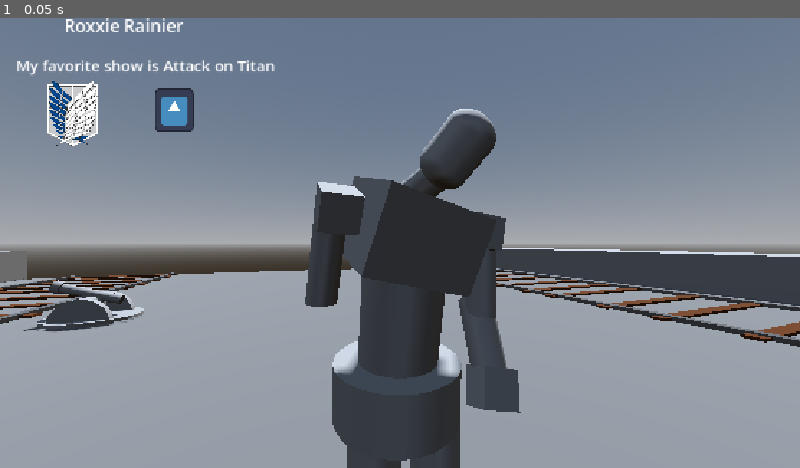
Above: before the commit, frame 1.
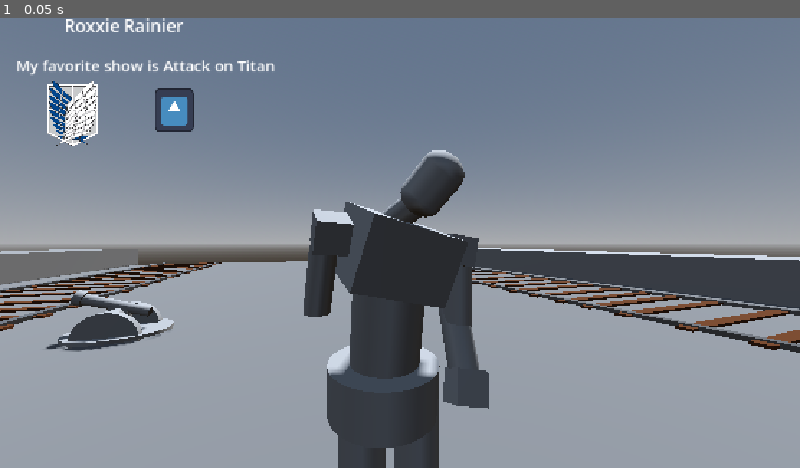
Above: after the commit, the same moment.

Repository: CISC104-F26/project1-Rainier
Game: Godot game, scene res://part_a.tscn
The game is run twice, just before and just after one commit, with the same random seed, the same clock (stepped at 60 frames per second) and the same inputs. The engine's default icon, where the game draws it, is replaced by a stand-in: a white triangle on a blue panel in a dark square.
Inputs:
- Up to frame 1 (0.05 s): no input

The runs differ from the first frame. In frame 1, 12% of the frame differs, in the area x 0-100%, y 20-100%.

Commit message:
Update part_a.tscn

Diff:
--- a/project_1_hello_you/part_a.tscn
+++ b/project_1_hello_you/part_a.tscn
@@ -123,7 +123,7 @@
 shadow_enabled = true
 
 [node name="Floor" type="MeshInstance3D" parent="." unique_id=633183389]
-transform = Transform3D(13.520795, 0, 0, 0, 1.3713965, 0, 0, 0, 18.42071, 0.20982265, 0, 0)
+transform = Transform3D(13.520795, 0, 0, 0, 1.3713965, 0, 0, 0, 18.42071, 0.20982265, 0, -11.2026615)
 mesh = SubResource("PlaneMesh_3k1io")
 surface_material_override/0 = SubResource("StandardMaterial3D_m6jki")
 
@@ -137,11 +137,11 @@
 mesh = SubResource("BoxMesh_3k1io")
 
 [node name="RightArm" type="MeshInstance3D" parent="Floor" unique_id=1377483757]
-transform = Transform3D(0.99997437, 0.0071485424, -0.00016287198, -0.0071503986, 0.9997149, -0.022777444, 0, 0.02277803, 0.99974006, -0.042978726, 1.2063872, -0.0026497222)
+transform = Transform3D(0.99997437, 0.0071485424, -0.00016287198, -0.0071503986, 0.99971485, -0.022777444, 0, 0.02277803, 0.99974006, -0.042978726, 1.2063872, 0.60541195)
 mesh = SubResource("CylinderMesh_1yqvk")
 
 [node name="OutsideRailingLeft" type="MeshInstance3D" parent="." unique_id=639312479]
-transform = Transform3D(1, 0, 0, 0, 1, 0, 0, 0, 1, -10.546636, -0.19818115, -0.010498047)
+transform = Transform3D(1, 0, 0, 0, 1, 0, 0, 0, 1, -10.546636, -0.19818115, -11.21316)
 mesh = SubResource("BoxMesh_1v27e")
 surface_material_override/0 = SubResource("StandardMaterial3D_q6bo7")
 
@@ -151,7 +151,7 @@
 surface_material_override/0 = SubResource("StandardMaterial3D_q6bo7")
 
 [node name="InsideRailingLeft" type="MeshInstance3D" parent="." unique_id=1882395037]
-transform = Transform3D(1, 0, 0, 0, 1, 0, 0, 0, 1, -8.495618, 0.037670135, 0.35061646)
+transform = Transform3D(1, 0, 0, 0, 1, 0, 0, 0, 1, -8.495618, 0.037670135, -10.852045)
 mesh = SubResource("BoxMesh_ndkmt")
 surface_material_override/0 = SubResource("StandardMaterial3D_e7awo")
 
@@ -301,7 +301,7 @@
 surface_material_override/0 = SubResource("StandardMaterial3D_e7awo")
 
 [node name="OutsideRailingRight" type="MeshInstance3D" parent="." unique_id=524050200]
-transform = Transform3D(1, 0, 0, 0, 1, 0, 0, 0, 1, 7.604759, -0.19818115, -0.010498047)
+transform = Transform3D(1, 0, 0, 0, 1, 0, 0, 0, 1, 7.604759, -0.19818115, -11.21316)
 mesh = SubResource("BoxMesh_1v27e")
 surface_material_override/0 = SubResource("StandardMaterial3D_eso0h")
 
@@ -311,7 +311,7 @@
 surface_material_override/0 = SubResource("StandardMaterial3D_eso0h")
 
 [node name="InsideRailingRight" type="MeshInstance3D" parent="." unique_id=336654308]
-transform = Transform3D(1, 0, 0, 0, 1, 0, 0, 0, 1, 9.655777, 0.037670135, 0.35061646)
+transform = Transform3D(1, 0, 0, 0, 1, 0, 0, 0, 1, 9.655777, 0.037670135, -10.852045)
 mesh = SubResource("BoxMesh_ndkmt")
 surface_material_override/0 = SubResource("StandardMaterial3D_j0tu7")
 
@@ -461,7 +461,7 @@
 surface_material_override/0 = SubResource("StandardMaterial3D_j0tu7")
 
 [node name="BottomPlate" type="MeshInstance3D" parent="." unique_id=2115018812]
-transform = Transform3D(-0.99999434, 0, -0.0033577934, 0, 1, 0, 0.0033577934, 0, -0.99999434, -4.5930233, 0.08948809, -7.3222656)
+transform = Transform3D(-0.99999434, 0, -0.0033577934, 0, 1, 0, 0.0033577934, 0, -0.99999434, -3.655447, 0.08948809, -5.9372106)
 mesh = SubResource("CylinderMesh_m6jki")
 
 [node name="LeftWheel" type="MeshInstance3D" parent="BottomPlate" unique_id=1828287114]
@@ -543,4 +543,4 @@
 offset_bottom = 218.0
 
 [node name="Camera3D" type="Camera3D" parent="Part_C" unique_id=318385016]
-transform = Transform3D(0.93423426, 0, -0.35665995, 0, 1, 0, 0.35665995, 0, 0.93423426, -0.5323721, 1.752991, 1.3332027)
+transform = Transform3D(0.93423426, 0, -0.35665995, 0, 1, 0, 0.35665995, 0, 0.93423426, -0.5323721, 1.8521659, 1.561644)
